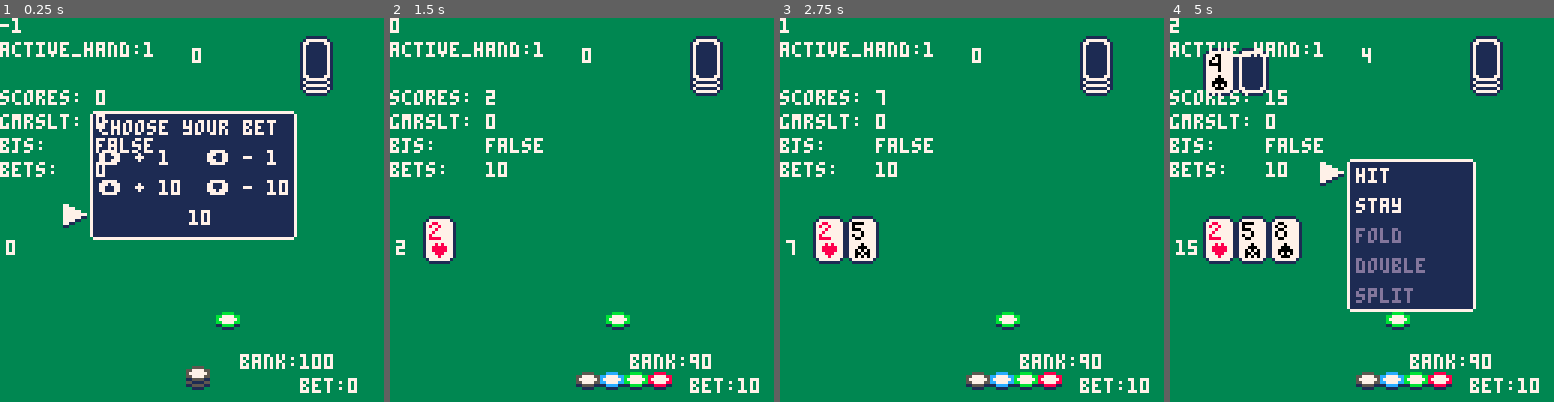
Above: before the commit, frames 1-4 (left to right).
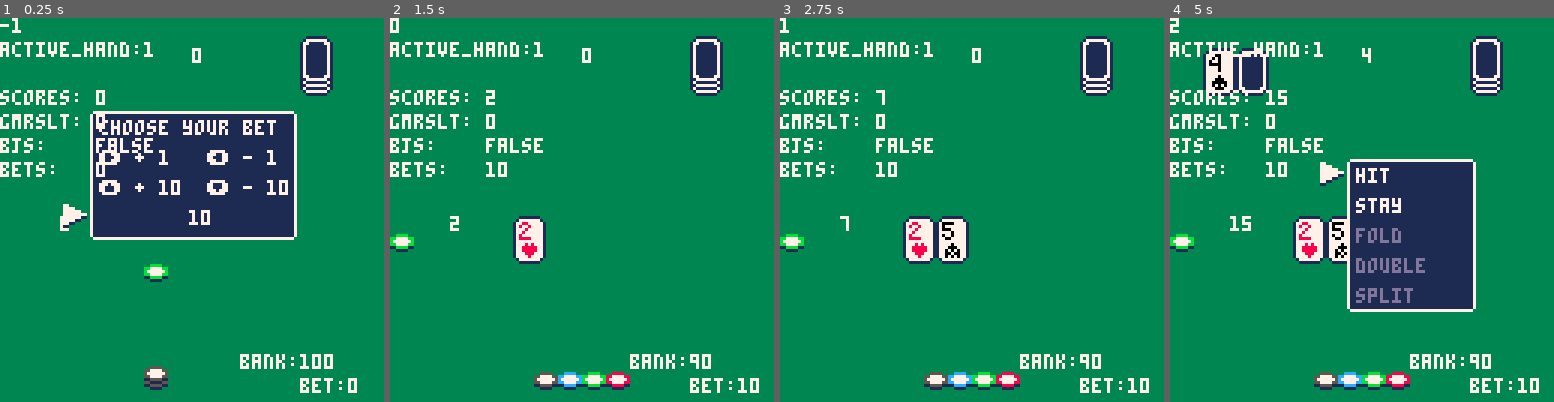
Above: after the commit, the same moments.

Repository: UA-koval/blackjack-pico-8
Game: PICO-8 cartridge blackjack.p8
Two runs of this game, one before a commit and one after it. Both use one fixed random seed, a clock stepped at 60 frames per second and the inputs below.
Inputs:
- Up to frame 1 (0.25 s): no input
- Up to frame 2 (1.5 s): tap O (Z key) at 0.7 s
- Up to frame 3 (2.75 s): hold Right 1.6-2.1 s; tap O (Z key) at 1.7, 2.1, 2.5 s; hold Up 2.15-2.42 s; hold Right from 2.47 s (still down)
- Up to frame 4 (5 s): tap O (Z key) every 0.4 s from 2.9 to 4.9 s; release Right at 3.03 s; hold Left 3.08-3.58 s; hold Down 3.63-3.97 s; hold Right 4.02-4.68 s; hold Up from 4.73 s (still down)

The runs differ from the first frame. In frame 1, 1.3% of the frame differs, in the area x 1-63%, y 51-97%; in frame 2, 3.8%; in frame 3, 5.8%; in frame 4, 6.2%, in the area x 0-74%, y 51-97%.

Commit message:
Progress.

Diff:
--- a/blackjack.p8
+++ b/blackjack.p8
@@ -44,10 +44,10 @@
 
 -- objects coords
 dealerx=10 dealery=10
-handx=10   handy=100
+handx=30   handy=50
 deckx=100  decky=10
 betx=64    bety =100
-bankx=54  banky=120
+bankx=40  banky=120
 -- player choice window
 menux=60   menuy=32
 sizex=40   sizey=48
@@ -75,6 +75,7 @@
 hidden_card=false
 item=0 item_lim=3
 active_hand=1
+bets={0}
 end
 
 function generate_card()
@@ -130,13 +131,10 @@
 function draw_all_cards()
  for n,chand in pairs(hands) do
  	for k,v in pairs(chand) do
-	 	draw_card(0+k*11,50+n*16,v[1],v[2])
+	 	draw_card(handx+k*11,handy+n*16,v[1],v[2])
 		end
  end
 
-	for k,v in pairs(hand) do
-	 draw_card(0+k*11,100,v[1],v[2])
-	end
 	for k,v in pairs(dealer) do
 	 draw_card(0+k*11,10,v[1],v[2])
 	end
@@ -160,12 +158,12 @@
  sspr(8,16,7,12,x+2,y+2)
 end
 
-function draw_chips()
+function draw_chips(px,py,v)
 
 chip_vals={50,25,10,5,1}
 chip_amount={}
 offset=0
-drawbet=tempbet
+drawbet=v
 -- todo: adapt per hand
 
 for v in all(chip_vals) do
@@ -182,41 +180,12 @@
 	n=56-i
 
 	for j=1,chip_amount[i] do
-		spr(n,betx+(i-offset)*8,bety-j*2)
+		spr(n,px+(i-offset)*8,py-j*2)
 	end
 
 end
 
 end -- draw_chips()
-
-function draw_bank()
-
-chip_vals={50,25,10,5,1}
-chip_amount={}
-offset=0
-drawbet=bank
-
-for v in all(chip_vals) do
-	y = (v * (flr(drawbet/v)))
-	add(chip_amount,flr(drawbet/v))
-	drawbet-=y
-end
-
-for i=1,5 do
-	if chip_amount[i]==0 then
-		offset+=1
-	end
-
-	n=56-i
-
-	for j=1,chip_amount[i] do
-		spr(n,bankx+(i-offset)*8,banky-j*2)
-	end
-
-end
-
-end -- draw_bank()
-
 -->8
 -- draw ui functions
 function draw_game_window()
@@ -298,25 +267,34 @@
 -- _draw
 function _draw()
 	rectfill(0,0,128,128,3)
-	draw_chips()
-	draw_bank()
+
 	for i=0,2 do
 	 draw_card_back(deckx,decky-i*2)
 	end
+
 	if hidden_card then
 	 draw_card_back(dealerx+12,dealery)
 	end
+
  draw_all_cards()
-	-- player counter
+
+	draw_chips(bankx,banky,bank)
+
 	for n,hand in pairs(hands) do
-		print(count_score(hand),2,58+n*16,7)
-	end
+	 -- counters
+		print(count_score(hand),handx-10,(handy+0)+n*16,7)
+		-- bets
+		draw_chips(handx-38,(handy+8)+n*16,bets[active_hand])
+	end
+
 	-- dealer counter
 	print(count_score(dealer),64,10,7)
-	-- stage 2 ui for input
-	if (stage==2) draw_game_window()
- if (stage==-1) draw_bet_window()
- if (stage==6) draw_game_result_window()
+
+ if stage==-1 then draw_bet_window()
+ draw_chips(40,84,tempbet)
+	elseif stage==2 then draw_game_window()
+ elseif stage==6 then draw_game_result_window()
+ end
  print("bank:"..bank,80,112)
  print("bet:"..bets[1],100,120)
  -- todo: iterate per hand
